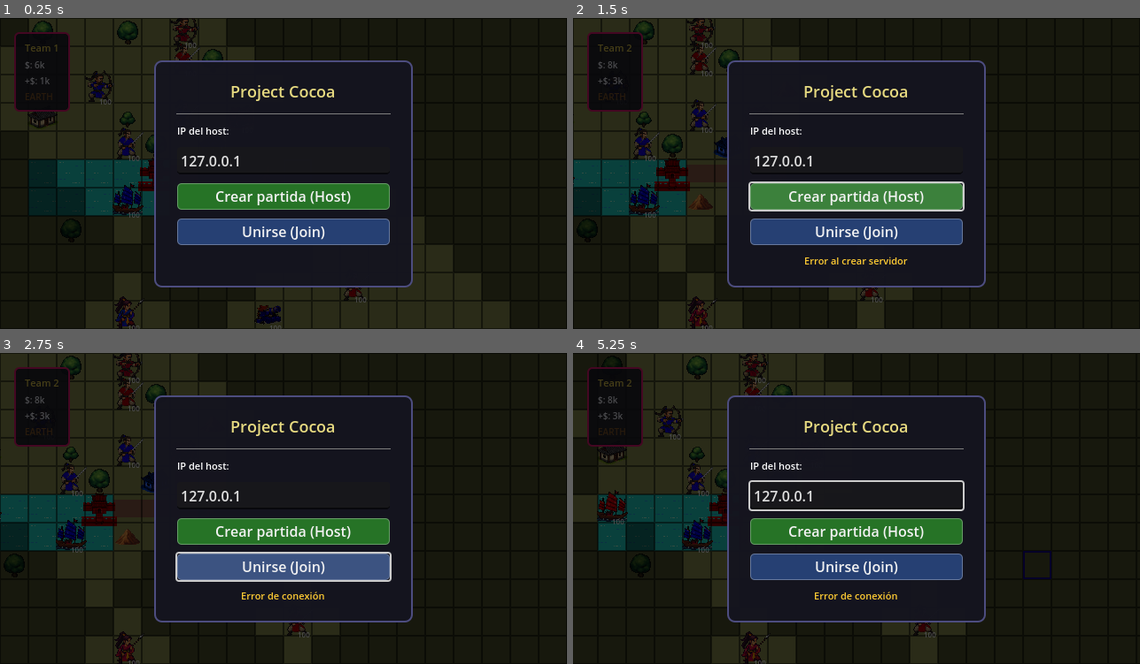
Above: before the commit, frames 1-4 (two rows, left to right).
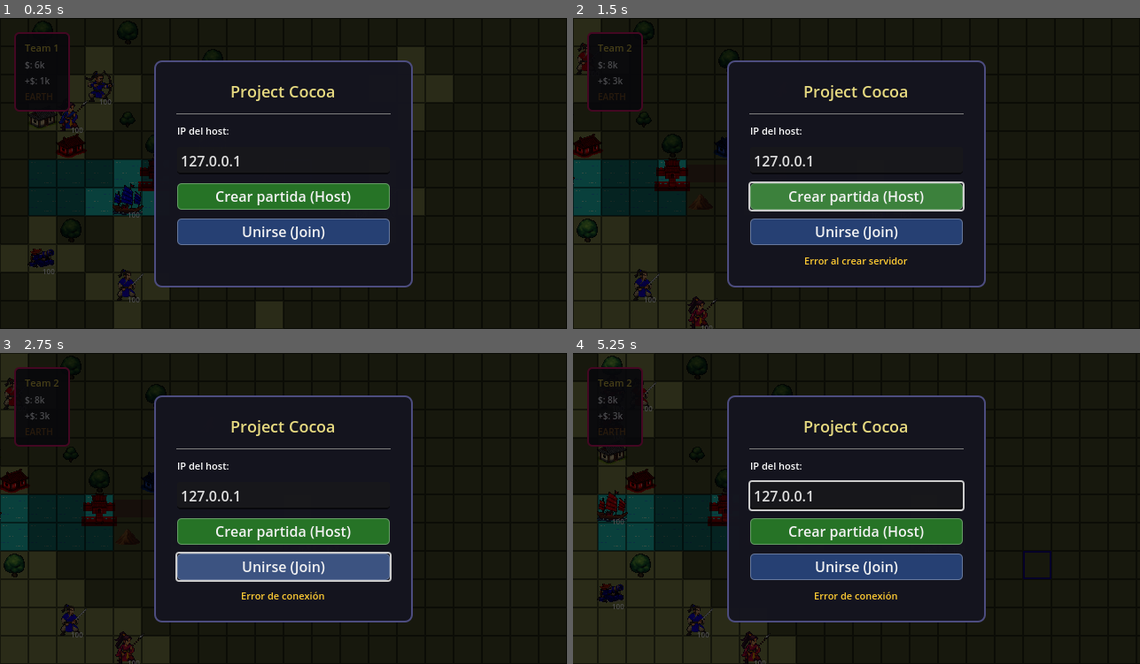
Above: after the commit, the same moments.

Repository: Rheticu/ProjectCocoa
Game: Godot game, scene res://scenes/Game.tscn
Two runs of this game, one before a commit and one after it. Both use one fixed random seed, a clock stepped at 60 frames per second and the inputs below.
Inputs (mouse positions are in pixels of both pictures, inside the frame that each line leads up to):
- Up to frame 1 (0.25 s): no input
- Up to frame 2 (1.5 s): tap Enter (end_turn) at 0.5 s; move the mouse to (981, 157) at 0.52 s; press the mouse at (981, 157) at 0.53 s; hold Right (ui_right) 0.53-1.25 s; right-click (981, 157) at 0.8 s; release the mouse at (981, 157) at 1.25 s; click "Crear partida (Host)" at 1.25 s
- Up to frame 3 (2.75 s): click "Unirse (Join)" at 2 s
- Up to frame 4 (5.25 s): move the mouse to (743, 524) at 2.77 s; hold Down (ui_down) 2.78-3.53 s; right-click (743, 524) at 2.85 s; click (743, 524) at 3.05 s; move the mouse to (913, 440) at 3.52 s; press the mouse at (913, 440) at 3.53 s; hold Right (ui_right) 3.53-4.28 s; right-click (913, 440) at 3.8 s; move the mouse to (828, 570) at 4.27 s; release the mouse at (828, 570) at 4.28 s; hold Up (ui_up) 4.28-5.03 s; right-click (828, 570) at 4.35 s; click (828, 570) at 4.55 s; move the mouse to (1026, 555) at 5.02 s; hold Left (ui_left) from 5.03 s (still down); hold Tab (toggle_shade_view) from 5.03 s (still down)

The runs differ from the first frame. In frame 1, 2.3% of the frame differs, in the area x 5-65%, y 0-100%; in frame 2, 3.4%, in the area x 0-55%, y 0-92%; in frame 3, 3.4%; in frame 4, 3.1%.

Commit message:
Overwatch, ambush, fog of war, todo funcional!

Diff:
--- a/actions/move_action.gd
+++ b/actions/move_action.gd
@@ -3,6 +3,7 @@
 
 var path: Array[Vector2i] = []
 var is_wrapped: bool = false
+var skip_animation: bool = false
 
 func _init(p_actor: Unit, p_path: Array[Vector2i], p_wrapped: bool = false) -> void:
 	type = Type.MOVE
--- a/core/action_system.gd
+++ b/core/action_system.gd
@@ -254,8 +254,5 @@
 	_executing_remote = true
 	await _execute(action)
 	_executing_remote = false
-	if action.type == BaseAction.Type.MOVE:
-		var move = action as MoveAction
-		if is_instance_valid(move.actor):
-			move.actor.state = Unit.State.MOVED
-			move.actor.update_visual()
+	var viewing_team = game_manager.local_player_id if game_manager.local_player_id > 0 else 1
+	fog_system.recalculate(viewing_team)
--- a/core/fog_system.gd
+++ b/core/fog_system.gd
@@ -31,34 +31,30 @@
 		return
 	if not _fog_layer:
 		return
-
-	# Fog normal — solo unidades normales revelan
-	var tiles: Dictionary = {}
-	for unit in game_manager.all_units:
-		if unit.team != viewing_team:
-			continue
-		for tile in grid_system.get_tiles_in_range(unit.grid_position, unit.vision_range, false):
-			tiles[tile] = true
-	for building in game_manager.all_buildings:
-		if building.team == viewing_team:
-			tiles[building.building_position] = true
-	for unit in game_manager.all_units:
-		if unit.team != viewing_team and unit.marked_turns > 0:
-			tiles[unit.grid_position] = true
-	_visible_tiles[viewing_team] = tiles
-
-	# Fog shade — solo shades revelan
-	var shade_tiles: Dictionary = {}
-	for unit in game_manager.all_units:
-		if unit.team != viewing_team:
-			continue
-		if not unit.is_shade():
-			continue
-		for tile in grid_system.get_tiles_in_range(unit.grid_position, unit.vision_range, false):
-			shade_tiles[tile] = true
-			tiles[tile] = true  # shades también revelan fog normal
-	_shade_visible_tiles[viewing_team] = shade_tiles
-
+	# Calcular tiles visibles para AMBOS equipos
+	for team in [1, 2]:
+		var tiles: Dictionary = {}
+		for unit in game_manager.all_units:
+			if unit.team != team:
+				continue
+			for tile in grid_system.get_tiles_in_range(unit.grid_position, unit.vision_range, false):
+				tiles[tile] = true
+		for building in game_manager.all_buildings:
+			if building.team == team:
+				tiles[building.building_position] = true
+		for unit in game_manager.all_units:
+			if unit.team != team and unit.marked_turns > 0:
+				tiles[unit.grid_position] = true
+		_visible_tiles[team] = tiles
+		var shade_tiles: Dictionary = {}
+		for unit in game_manager.all_units:
+			if unit.team != team or not unit.is_shade():
+				continue
+			for tile in grid_system.get_tiles_in_range(unit.grid_position, unit.vision_range, false):
+				shade_tiles[tile] = true
+				tiles[tile] = true
+		_shade_visible_tiles[team] = shade_tiles
+	# Solo aplicar visualmente para el equipo local
 	_apply_fog(viewing_team)
 	_update_unit_visibility(viewing_team)
 
@@ -105,3 +101,8 @@
 	_shade_fog_layer.visible = shade_enabled
 	_fog_layer.visible = not shade_enabled
 	_update_unit_visibility(viewing_team)
+
+func is_shade_visible(pos: Vector2i, team: int) -> bool:
+	if not enabled:
+		return true
+	return _shade_visible_tiles.get(team, {}).has(pos)
--- a/core/input_controller.gd
+++ b/core/input_controller.gd
@@ -28,9 +28,6 @@
 func unlock() -> void: _locked = false
 
 func _unhandled_input(event: InputEvent) -> void:
-	print("CLICK → mode:", mode, " locked:", _locked)
-	print("current_team:", turn_manager.current_team, " local:", game_manager.local_player_id)
-	print("is_my_turn:", turn_manager.is_my_turn(game_manager.local_player_id))
 	if _locked:
 		return
 	if ui_layer.production_menu.visible:
@@ -102,8 +99,6 @@
 				if _pending_move_path.is_empty() or _pending_move_path.back() != grid_pos:
 					_pending_move_path = selection_system.get_movement_path_to(grid_pos)
 				if not _pending_move_path.is_empty():
-					print("QUEUE MOVE → unit:", unit, " state:", unit.state)
-					print("current_team:", turn_manager.current_team, " local:", game_manager.local_player_id)
 					action_system.queue_action(MoveAction.new(unit, _pending_move_path))
 				return
 			var clicked_unit = game_manager.get_unit_at(grid_pos, game_manager.shade_view_enabled)
@@ -315,6 +310,11 @@
 func on_cancel_from_menu() -> void:
 	var unit = selection_system.selected_unit
 	if unit:
+		if unit.state == Unit.State.MOVED:
+			selection_system.deselect()
+			_pending_move_path.clear()
+			mode = Mode.IDLE
+			return
 		unit.grid_position = unit.original_position
 		unit.state = Unit.State.IDLE
 		unit.update_visual()
--- a/core/multiplayer_manager.gd
+++ b/core/multiplayer_manager.gd
@@ -198,7 +198,9 @@
 		BaseAction.Type.MOVE:
 			var actor = game_manager.get_unit_by_id(d["actor_id"])
 			if not actor: return null
-			return MoveAction.new(actor, _unpack_path(d), d.get("is_wrapped", false))
+			var action = MoveAction.new(actor, _unpack_path(d), d.get("is_wrapped", false))
+			action.skip_animation = d.get("triggered_by_overwatch", false)
+			return action
 
 		BaseAction.Type.ATTACK:
 			var actor  = game_manager.get_unit_by_id(d["actor_id"])
--- a/core/selection_system.gd
+++ b/core/selection_system.gd
@@ -31,7 +31,6 @@
 	unit.update_visual()
 	reachable_cells = movement_system.get_reachable_cells(unit)
 	unit_selected.emit(unit, reachable_cells)
-	print("SELECT:", unit, " team:", unit.team, " state:", unit.state)
 
 func deselect() -> void:
 	if selected_unit:
--- a/core/turn_manager.gd
+++ b/core/turn_manager.gd
@@ -15,7 +15,6 @@
 	_begin_turn(current_team)
 
 func _begin_turn(team: int) -> void:
-	print("BEGIN TURN → current_team:", team, " local:", game_manager.local_player_id)
 	current_team = team
 	for unit in game_manager.all_units:
 		unit.tick_buffs(current_team)
--- a/data/units/shade_fire_data.tres
+++ b/data/units/shade_fire_data.tres
@@ -7,7 +7,7 @@
 [resource]
 script = ExtResource("1_17qb2")
 unit_type = "Shade"
-vision_range = 5
+vision_range = 1
 attack = 50
 ability_range = 3
 is_shade = true
--- a/data/units/shade_metal_data.tres
+++ b/data/units/shade_metal_data.tres
@@ -7,7 +7,8 @@
 [resource]
 script = ExtResource("1_3gjri")
 unit_type = "Shade"
-vision_range = 4
+movement_range = 9
+vision_range = 1
 ability_range = 3
 is_shade = true
 shade_element = "METAL"
--- a/entities/unit.gd
+++ b/entities/unit.gd
@@ -17,6 +17,7 @@
 var grid_position: Vector2i:
 	get: return Vector2i(position / 32)
 	set(value):
+		print("grid_position set to: ", value, " from: ", get_stack())
 		position = Vector2(value) * 32 + Vector2(16, 16)
 		moved.emit(value)
 
--- a/scenes/Maps/Map1.tscn
+++ b/scenes/Maps/Map1.tscn
@@ -208,14 +208,14 @@
 texture = ExtResource("9_cynmg")
 
 [node name="Unit2" parent="Units" instance=ExtResource("2_fp56n")]
-position = Vector2(144, 336)
+position = Vector2(80, 112)
 data = ExtResource("7_tg0gx")
 
 [node name="Sprite2D" parent="Units/Unit2" index="0"]
 texture = ExtResource("4_1lhmh")
 
 [node name="Unit7" parent="Units" instance=ExtResource("2_fp56n")]
-position = Vector2(272, 112)
+position = Vector2(48, 80)
 team = 2
 data = ExtResource("9_8x8nt")
 
@@ -223,14 +223,14 @@
 texture = ExtResource("10_jck17")
 
 [node name="Unit8" parent="Units" instance=ExtResource("2_fp56n")]
-position = Vector2(304, 336)
+position = Vector2(48, 272)
 data = ExtResource("9_8x8nt")
 
 [node name="Sprite2D" parent="Units/Unit8" index="0"]
 texture = ExtResource("11_wlibu")
 
 [node name="Unit4" parent="Units" instance=ExtResource("2_fp56n")]
-position = Vector2(144, 144)
+position = Vector2(432, 208)
 data = ExtResource("4_wcqb1")
 
 [node name="Sprite2D" parent="Units/Unit4" index="0"]
@@ -244,7 +244,7 @@
 texture = ExtResource("11_8x8nt")
 
 [node name="Unit19" parent="Units" instance=ExtResource("2_fp56n")]
-position = Vector2(208, 16)
+position = Vector2(48, 48)
 team = 2
 data = ExtResource("13_v6s0w")
 
@@ -252,7 +252,7 @@
 texture = ExtResource("4_80220")
 
 [node name="Unit12" parent="Units" instance=ExtResource("2_fp56n")]
-position = Vector2(400, 304)
+position = Vector2(400, 208)
 team = 2
 data = ExtResource("4_wcqb1")
 
@@ -260,14 +260,14 @@
 texture = ExtResource("6_2e1b8")
 
 [node name="Unit6" parent="Units" instance=ExtResource("2_fp56n")]
-position = Vector2(208, 112)
+position = Vector2(144, 304)
 data = ExtResource("4_wcqb1")
 
 [node name="Sprite2D" parent="Units/Unit6" index="0"]
 texture = ExtResource("9_7dh4r")
 
 [node name="Unit13" parent="Units" instance=ExtResource("2_fp56n")]
-position = Vector2(208, 48)
+position = Vector2(80, 48)
 team = 2
 data = ExtResource("4_wcqb1")
 
@@ -290,14 +290,14 @@
 texture = ExtResource("18_ew753")
 
 [node name="Shade" parent="Units" instance=ExtResource("22_k24gi")]
-position = Vector2(144, 80)
+position = Vector2(304, 368)
 data = ExtResource("23_d8fes")
 
 [node name="Sprite2D" parent="Units/Shade" index="0"]
 texture = ExtResource("24_oahdw")
 
 [node name="Shade3" parent="Units" instance=ExtResource("22_k24gi")]
-position = Vector2(176, 80)
+position = Vector2(112, 272)
 team = 2
 data = ExtResource("23_d8fes")
 
@@ -305,14 +305,14 @@
 texture = ExtResource("25_0afsb")
 
 [node name="Shade2" parent="Units" instance=ExtResource("22_k24gi")]
-position = Vector2(432, 336)
+position = Vector2(464, 80)
 data = ExtResource("25_oahdw")
 
 [node name="Sprite2D" parent="Units/Shade2" index="0"]
 texture = ExtResource("27_h05hs")
 
 [node name="Shade4" parent="Units" instance=ExtResource("22_k24gi")]
-position = Vector2(176, 144)
+position = Vector2(48, 304)
 team = 2
 data = ExtResource("28_cynmg")
 
@@ -330,7 +330,7 @@
 texture = ExtResource("21_v6s0w")
 
 [node name="Building3" parent="Buildings" instance=ExtResource("19_ew753")]
-position = Vector2(272, 112)
+position = Vector2(80, 144)
 team = 2
 data = ExtResource("20_v6s0w")
 
--- a/ui/ui_layer.gd
+++ b/ui/ui_layer.gd
@@ -258,7 +258,9 @@
 	input_controller.lock()
 	move_range_overlay.clear()
 	var saved_path = path.duplicate()
-	await _animate_movement(unit, path)
+	if is_remote and unit.team != game_manager.local_player_id:
+		unit.visible = fog_system.is_visible(path[0], game_manager.local_player_id)
+	await _animate_movement(unit, path, is_remote)
 	if not is_instance_valid(unit):
 		input_controller.unlock()
 		return
@@ -266,18 +268,19 @@
 		action_system.move_confirmed.emit(null)
 		return
 	if _overwatch_activated:
-		print("overwatch activated, is_remote: ", is_remote, " locked: ", input_controller._locked, " mode: ", input_controller.mode)
 		input_controller.clear_pending_path()
 		unit.state = Unit.State.MOVED
 		unit.update_visual()
 		input_controller.unlock()
 		input_controller.mode = InputController.Mode.IDLE
 		_overwatch_activated = false
-		print("después de overwatch, locked: ", input_controller._locked, " mode: ", input_controller.mode)
 		fog_system.recalculate(game_manager.local_player_id)
+		action_system.move_confirmed.emit(unit)
+		unit.original_position = unit.grid_position
 		if multiplayer_manager.is_network_connected and not is_remote:
 			var action = MoveAction.new(unit, saved_path)
 			var dict = multiplayer_manager.serialize_action(action)
+			dict["triggered_by_overwatch"] = true
 			multiplayer_manager.send_action(dict)
 		return
 	action_system.move_confirmed.emit(unit)
@@ -285,7 +288,7 @@
 	if not is_remote:
 		show_action_menu(unit)
 
-func _animate_movement(unit: Unit, path: Array[Vector2i]) -> void:
+func _animate_movement(unit: Unit, path: Array[Vector2i], _is_remote: bool = false) -> void:
 	_overwatch_activated = false
 	_ambush_activated = false
 	var previous_tile = unit.grid_position
@@ -294,7 +297,11 @@
 		tween.tween_property(unit, "position", grid_system.grid_to_world_center(tile), 0.1)
 		tween.tween_interval(0.04)
 		await tween.finished
-
+		if unit.team != game_manager.local_player_id:
+			if unit.is_shade():
+				unit.visible = game_manager.shade_view_enabled and fog_system.is_shade_visible(tile, game_manager.local_player_id)
+			else:
+				unit.visible = fog_system.is_visible(tile, game_manager.local_player_id)
 		if action_system.check_ambush_at(unit, tile, previous_tile):
 			return
 		if action_system.check_overwatch_at(unit, tile, previous_tile):
@@ -322,17 +329,13 @@
 
 func _on_overwatch_triggered(_attacker: Unit, target: Unit, _tile: Vector2i, _previous_tile: Vector2i) -> void:
 	_overwatch_activated = true
-
 	if not is_instance_valid(target):
 		_overwatch_resolved.emit()
 		action_system.move_confirmed.emit(null)
 		return
-
 	target.get_node("Sprite2D").modulate = Color(2, 0.5, 0.5)
 	movement_arrow.clear_points()
-
 	await get_tree().create_timer(0.5).timeout
-
 	if not is_instance_valid(target):
 		input_controller.unlock()
 		hud.hide_unit_info()
@@ -341,10 +344,8 @@
 		_overwatch_resolved.emit()
 		action_system.move_confirmed.emit(null)
 		return
-
 	target.update_visual()
 	_overwatch_resolved.emit()
-	action_system.move_confirmed.emit(target)
 
 func _on_ambush_triggered(moving_unit: Unit, hidden_unit: Unit, _tile: Vector2i) -> void:
 	_ambush_activated = true
